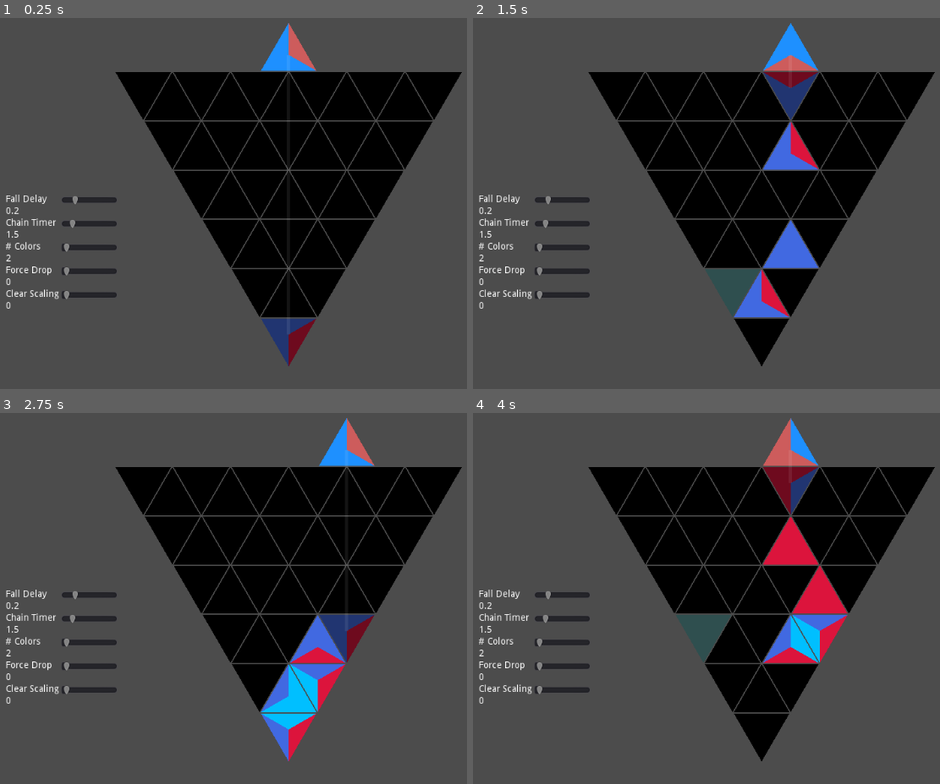
Above: before the commit, frames 1-4 (two rows, left to right).
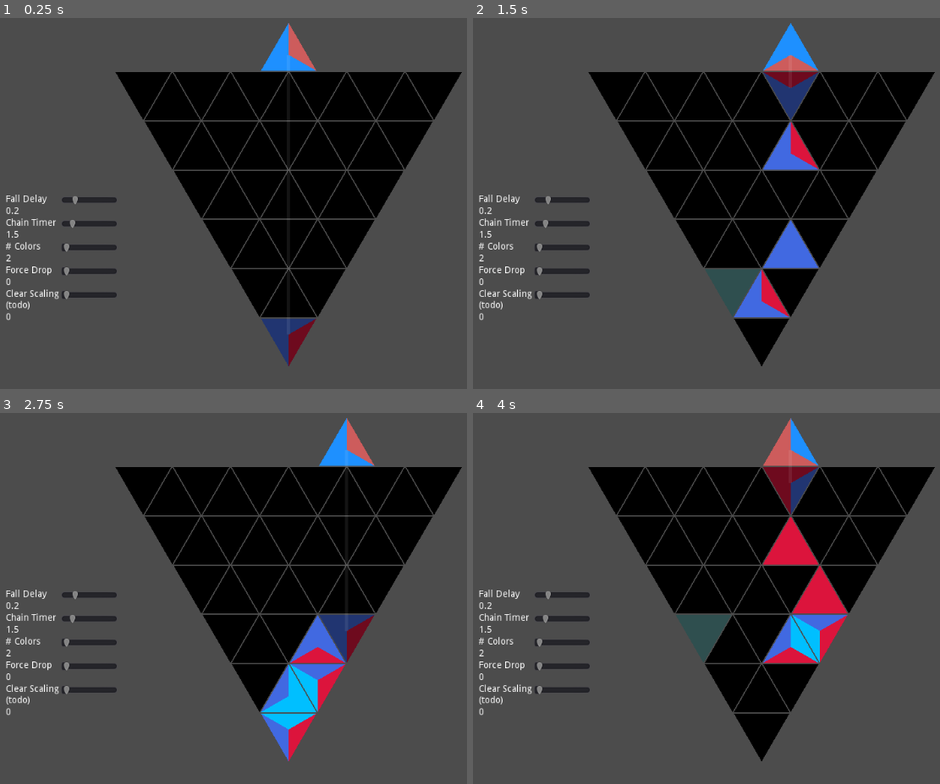
Above: after the commit, the same moments.

Repository: BoatsandJoes/tri-twist
Game: Godot game, scene res://scenes/Main.tscn
Two runs of this game, one before a commit and one after it. Both use one fixed random seed, a clock stepped at 60 frames per second and the inputs below.
Inputs (mouse positions are in pixels of both pictures, inside the frame that each line leads up to):
- Up to frame 1 (0.25 s): no input
- Up to frame 2 (1.5 s): tap Enter (ui_accept) at 0.5, 0.77 s; move the mouse to (762, 333) at 0.52 s; hold D (right) 0.53-1.28 s; click (762, 333) at 0.67 s; move the mouse to (734, 285) at 1.27 s; hold Down (ui_down) from 1.28 s (still down); click (734, 285) at 1.42 s
- Up to frame 3 (2.75 s): tap Enter (ui_accept) at 1.52 s; move the mouse to (289, 694) at 2.02 s; release Down (ui_down) at 2.03 s; hold D (right) from 2.03 s (still down); click (289, 694) at 2.17 s
- Up to frame 4 (4 s): tap Enter (ui_accept) at 2.75, 3.02, 3.77 s; move the mouse to (790, 680) at 2.77 s; release D (right) at 2.78 s; hold Up (ui_up) 2.78-3.53 s; click (790, 680) at 2.92 s; move the mouse to (701, 631) at 3.52 s; hold A (left) from 3.53 s (still down); click (701, 631) at 3.67 s

The runs differ from the first frame. In frame 1, less than 0.1% of the frame differs, in the area x 1-7%, y 76-82%; in frame 2, less than 0.1%; in frame 3, less than 0.1%; in frame 4, less than 0.1%.

Commit message:
NYI message.

Diff:
--- a/scenes/Main.tscn
+++ b/scenes/Main.tscn
@@ -73,13 +73,14 @@
 [node name="ClearTimerScaling" type="Label" parent="MarginContainer/HBoxContainer/Labels"]
 margin_top = 144.0
 margin_right = 80.0
-margin_bottom = 158.0
-text = "Clear Scaling"
+margin_bottom = 175.0
+text = "Clear Scaling
+(todo)"
 
 [node name="ClearScalingValue" type="Label" parent="MarginContainer/HBoxContainer/Labels"]
-margin_top = 162.0
+margin_top = 179.0
 margin_right = 80.0
-margin_bottom = 176.0
+margin_bottom = 193.0
 text = "0"
 
 [node name="Sliders" type="VBoxContainer" parent="MarginContainer/HBoxContainer"]
